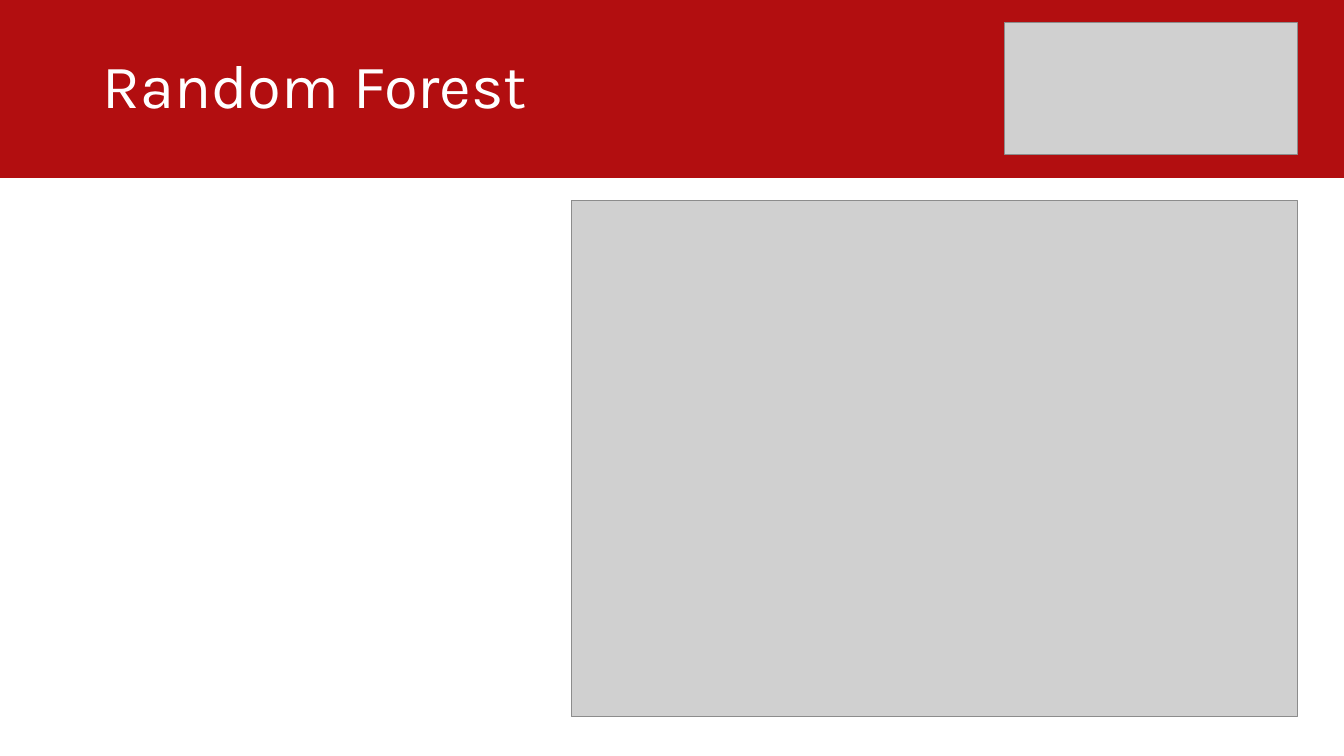
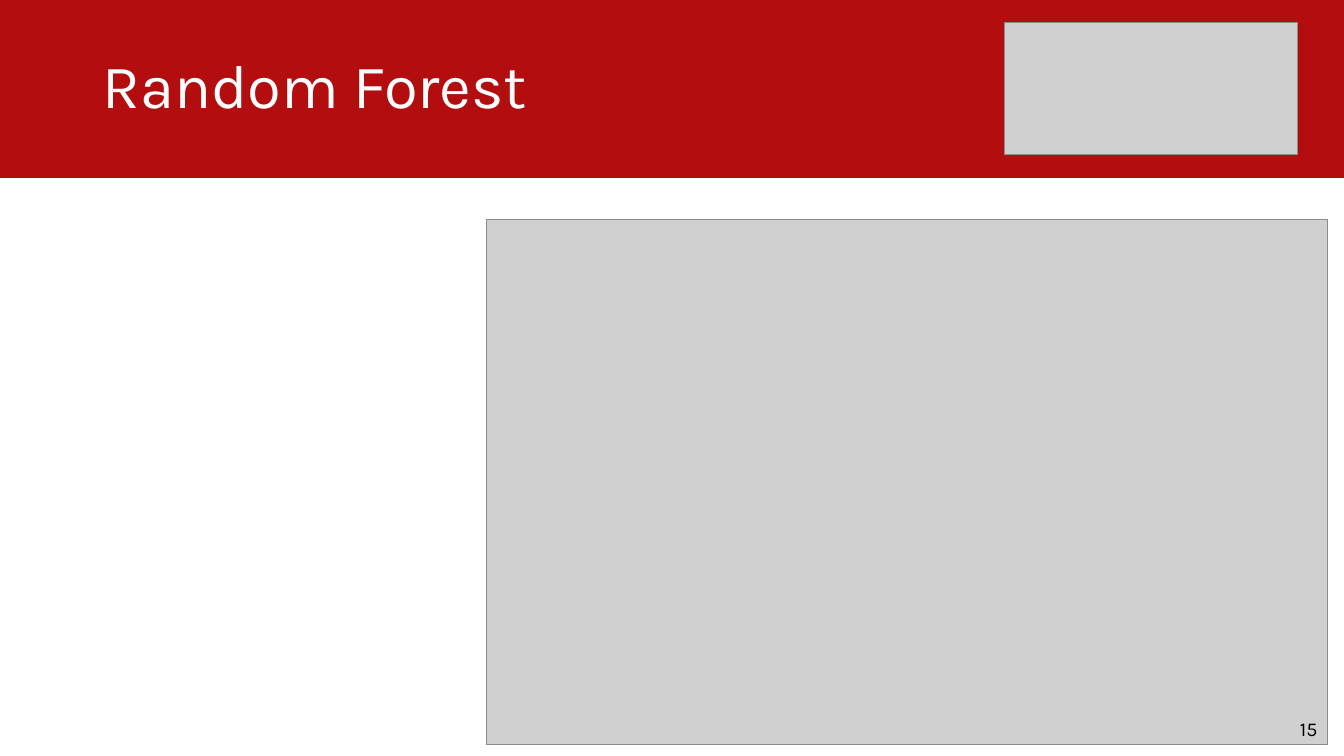
Before and after one commit to lucavarotto/vinted-scraper-and-business-analysis, a slide deck: slide 16 of Presentazione.pptx (slide 5 before the commit). Drawn at 1344x756 pixels with LibreOffice and Linux fonts; fonts in the diff are those of the drawing; grey boxes stand for pictures. Boxes give left, top, right and bottom in pixels: in the first picture for what was removed or moved away, otherwise in the second. Text is boxed around its words. In the diff, an @@ line names an element or a change of style, - is before the commit and + after.

```diff
--- a/Presentazione.pptx
+++ b/Presentazione.pptx
@@ picture: place and size @@
-picture at (572,201,1299,717)
+picture at (486,219,1328,745)
@@ text added at (1300,723,1318,736), 14 pt, text #000000 @@
+15
```
Also in this commit, not shown: 3 other slides changed, 36 slides added, 5 slides removed, 48 other files.
